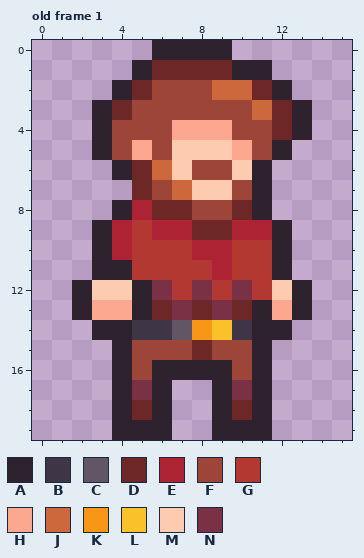
One commit to this pixel-art file: Assets/Sprites/Player/GenerationOne/Player_Two.aseprite. Above, as it was before the edit.
16x20 pixels, 1 frame. Shown: old frame 1. The commit also changed other frames, which this record leaves out.
Visible layers, top first: "Hair", "Head", "Body".
Palette (. is transparent): A #2e222f  B #3e3546  C #625565  D #6e2727  E #ae2334  F #9e4539  G #b33831  H #fca790  J #cd683d  K #f79617  L #f9c22b  M #fdcbb0  N #7a3045
Pixels before, old frame 1, first column x 2:
 0 ....AAAA....
 1 ...ADDDDAA..
 2 ..ADFFFJJDA.
 3 .ADFFFFFFJDA
 4 .AFFFHHHFFDA
 5 .AFHFMMMHFA.
 6 ..ADJMFFMA..
 7 ...DFJMMFA..
 8 ..AEDDFFDA..
 9 .AEGEEDDEEA.
10 .AEGGGEEGGA.
11 .AAGGGGEGGA.
12 AMMANGNGNGMA
13 AHHADNDNDAHA
14 .AABBCKLBAA.
15 ..AFFFDFFA..
16 ..AFAAAAFA..
17 ..ANA..ANA..
18 ..ADA..ADA..
19 ..AAA..AAA..
And afterwards:
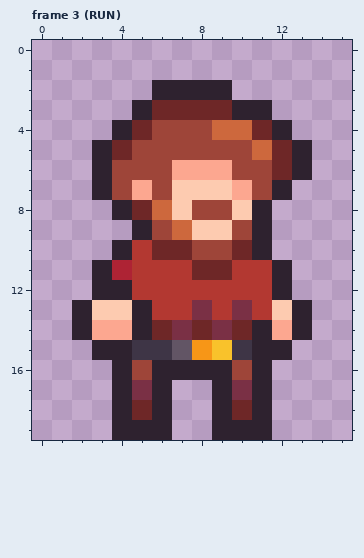
A new or re-ordered frame is compared with the old frame closest to it.
Changes in this commit:
frames 1 -> 3
layer "Head" removed
Changed rows in their new state; - is an unchanged pixel.
Frame 3 (RUN) is new; against old frame 1, layers "Hair", "Body":
first column x 2:
 0 ----....----
 1 ---.......--
 2 --..AAAA...-
 3 -..ADDDDAA..
 4 -.AD-FFJJDA.
 5 --DF-FFFFJDA
 6 -AFFFHHHFFDA
 7 -AFH-M--HFA-
 8 ---DJM--M---
 9 -..AFJMMFA.-
10 -.A-DDFFDA.-
11 --E---DD----
12 .AAGG-G-G-A.
13 -MM-GGNGNGM-
14 AHHADNDND-HA
15 -A-BBCKLB-A-
